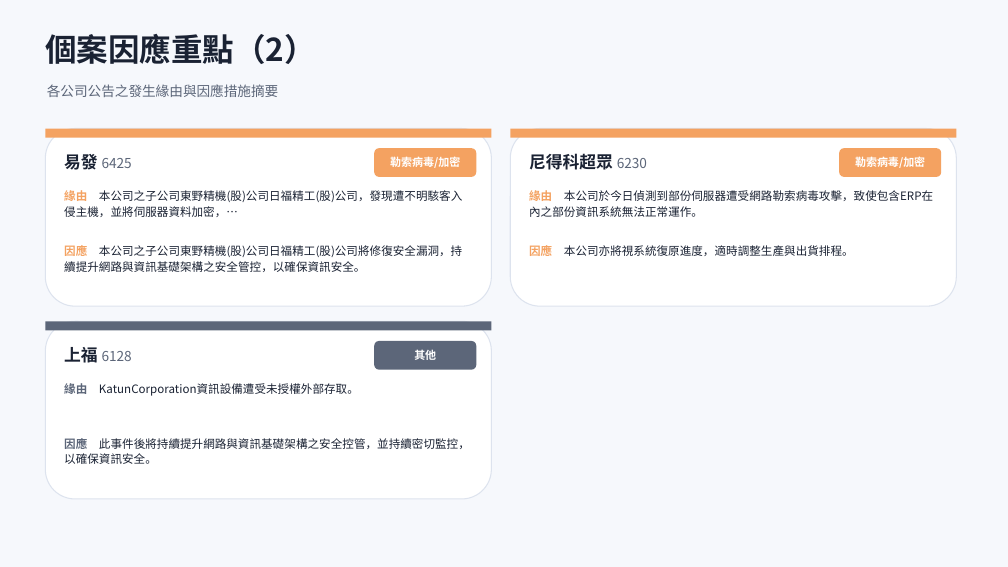
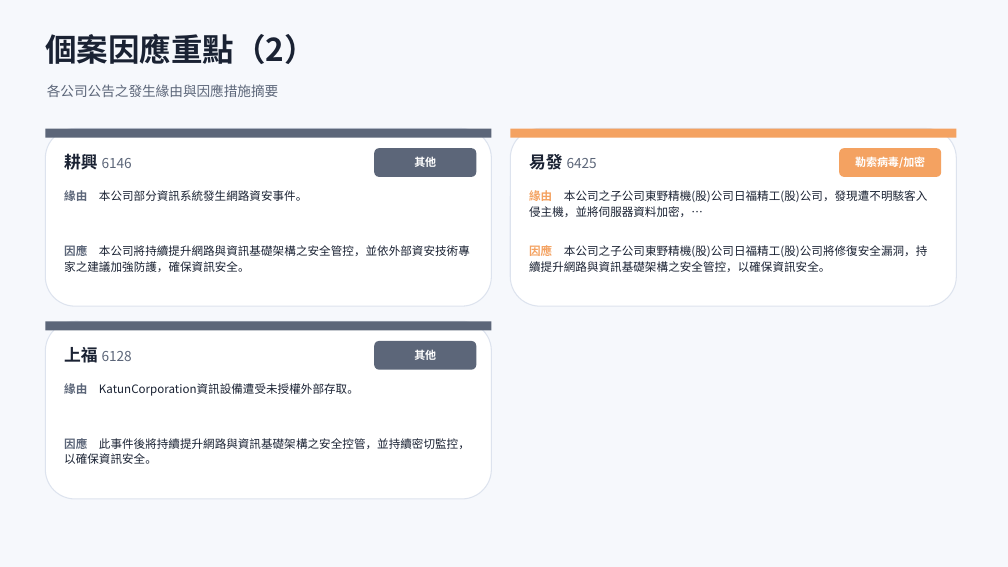
Before and after one commit to Johnnylin77/mops-isec-monitor, a slide deck: slide 7 of 資安事件因應分析.pptx. Drawn at 1008x567 pixels with LibreOffice and Linux fonts; fonts in the diff are those of the drawing. Boxes give left, top, right and bottom in pixels: in the first picture for what was removed or moved away, otherwise in the second. Text is boxed around its words. In the diff, an @@ line names an element or a change of style, - is before the commit and + after.

```diff
--- a/資安事件因應分析.pptx
+++ b/資安事件因應分析.pptx
@@ rectangle at [45,129,492,138]: fill #F4A261 to #5C6679 @@
@@ rounded rectangle at [374,148,476,177]: fill #F4A261 to #5C6679 @@
@@ text at [64,151,132,173]: text changed @@
-易發 6425
+耕興 6146
@@ text at [414,157,436,167]: text changed @@
-勒索病毒/加密
+其他
@@ text at [529,154,597,170]: text changed; size 16 to 13 pt; text colour #1A2233 to #5C6679; bold off @@
-尼得科超眾 6230
+易發 6425
@@ text at [64,190,307,201]: text changed @@
-緣由 本公司之子公司東野精機(股)公司日福精工(股)公司，發現遭不明駭客入侵主機，並將伺服器資料加密，…
+緣由 本公司部分資訊系統發生網路資安事件。
@@ text at [529,190,927,217]: text changed @@
-緣由 本公司於今日偵測到部份伺服器遭受網路勒索病毒攻擊，致使包含ERP在內之部份資訊系統無法正常運作。
+緣由 本公司之子公司東野精機(股)公司日福精工(股)公司，發現遭不明駭客入侵主機，並將伺服器資料加密，…
@@ text at [64,245,470,272]: text changed @@
-因應 本公司之子公司東野精機(股)公司日福精工(股)公司將修復安全漏洞，持續提升網路與資訊基礎架構之安全管控，以確保資訊安全。
+因應 本公司將持續提升網路與資訊基礎架構之安全管控，並依外部資安技術專家之建議加強防護，確保資訊安全。
@@ text at [529,245,927,272]: text changed @@
-因應 本公司亦將視系統復原進度，適時調整生產與出貨排程。
+因應 本公司之子公司東野精機(股)公司日福精工(股)公司將修復安全漏洞，持續提升網路與資訊基礎架構之安全管控，以確保資訊安全。
```
Also in this commit, not shown: 5 other slides changed, 2 other files.
